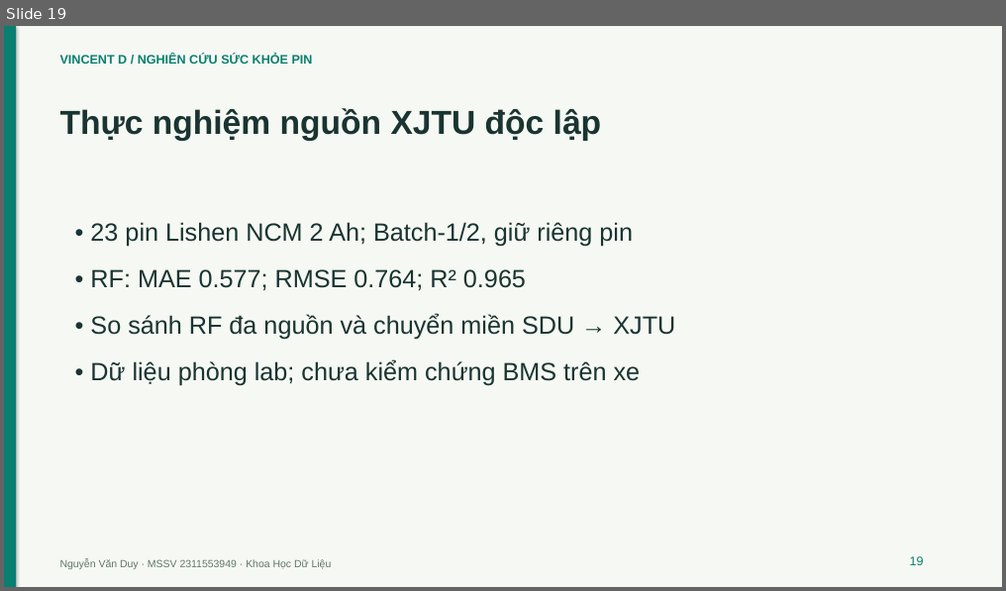
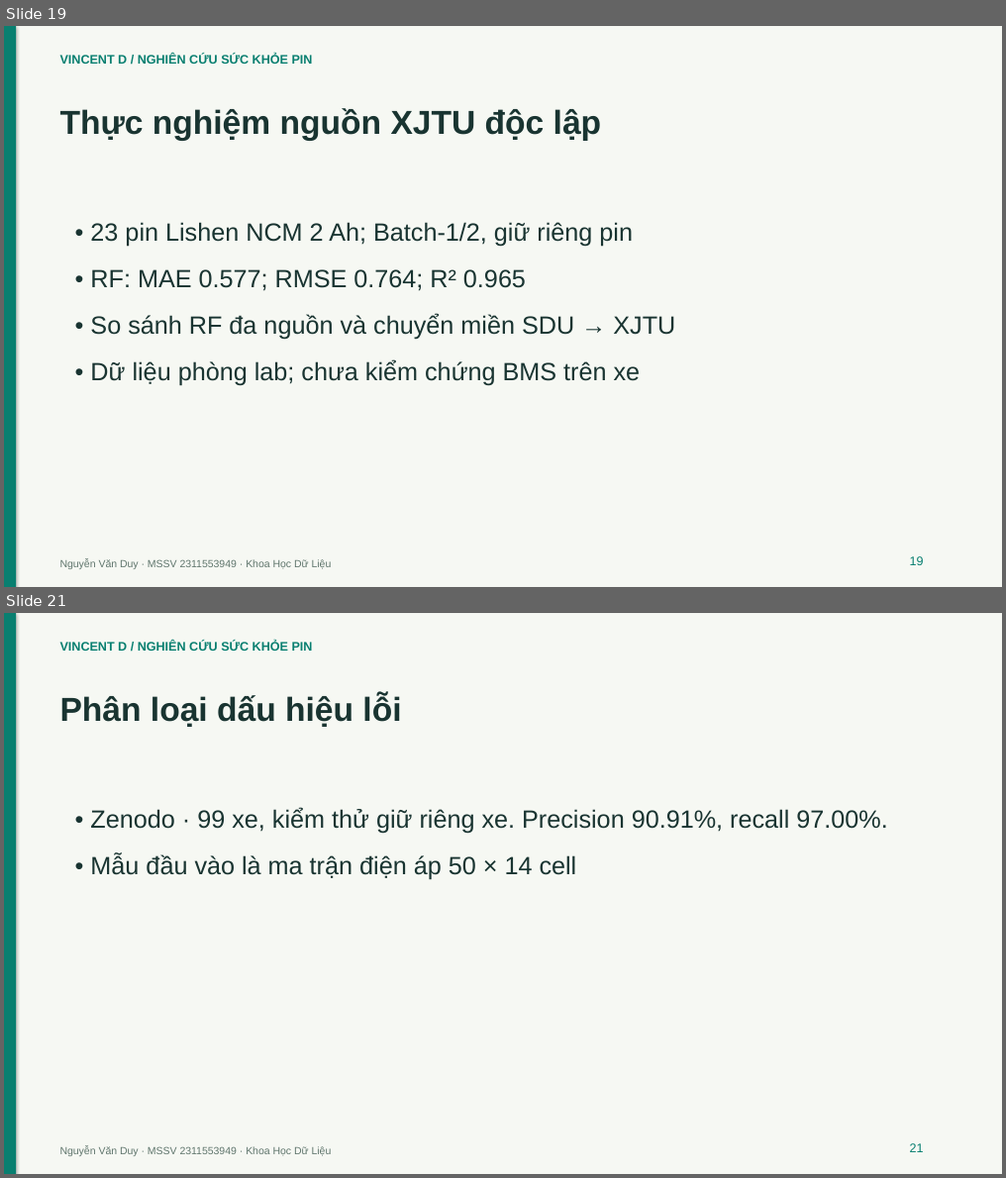
Before and after one commit to VanDuy266/KHOA-LUAN-TOT-NGHIEP, a slide deck: docs/slide-bao-ve.pptx. Shown one above the other, each under a label of ours: slide 19 before the commit, slides 19 and 21 after it; the slides between them are not shown. The pictures are 1006x591 and 1006x1178 pixels, drawn with LibreOffice and Linux fonts; fonts in the diff are those of the drawing. Boxes give left, top, right and bottom in pixels: in the first picture for what was removed or moved away, otherwise in the second. Text is boxed around its words. In the diff, an @@ line names an element or a change of style, - is before the commit and + after.

Commit message:
Complete Vincent D handoff and validate web release

```diff
--- a/docs/slide-bao-ve.pptx
+++ b/docs/slide-bao-ve.pptx
@@ slide 21 added at [4,613,1002,1174], background #F6F8F3 @@
@@ rectangle added at [4,613,16,1174], fill #087F70 @@
@@ text added at [60,642,313,651], 12 pt, text #087F70, bold @@
+VINCENT D / NGHIÊN CỨU SỨC KHỎE PIN
@@ text added at [60,694,401,727], 32 pt, text #193431, bold @@
+Phân loại dấu hiệu lỗi
@@ text added at [90,808,887,880], 24 pt, text #193431 @@
+• Zenodo · 99 xe, kiểm thử giữ riêng xe. Precision 90.91%, recall 97.00%.
+• Mẫu đầu vào là ma trận điện áp 50 × 14 cell
@@ text added at [60,1147,332,1157], 10 pt, text #60766D @@
+Nguyễn Văn Duy · MSSV 2311553949 · Khoa Học Dữ Liệu
@@ text added at [910,1144,924,1153], 12 pt, text #087F70 @@
+21
```
Also in this commit, not shown: 5 slides changed, 1 other slide added, 16 other files.
